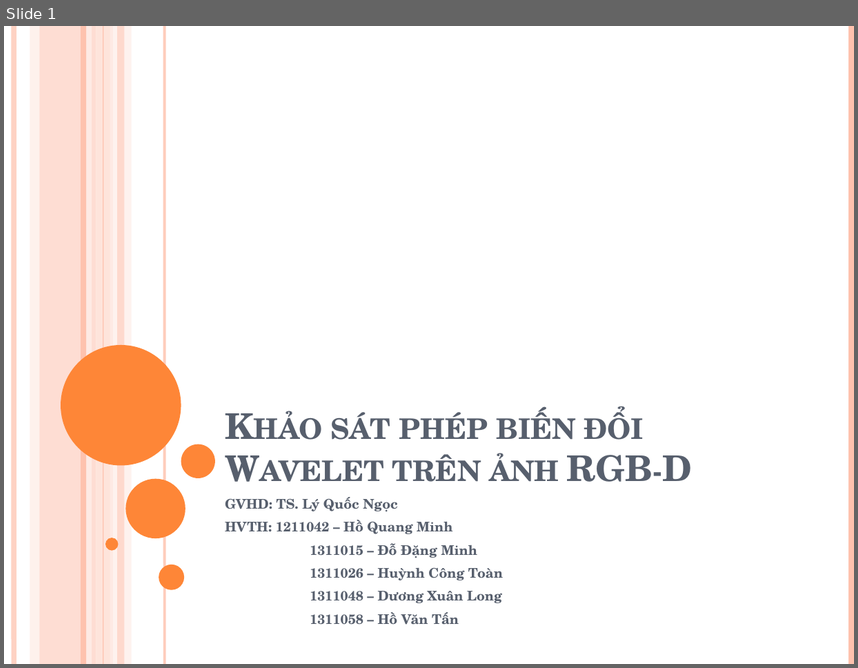
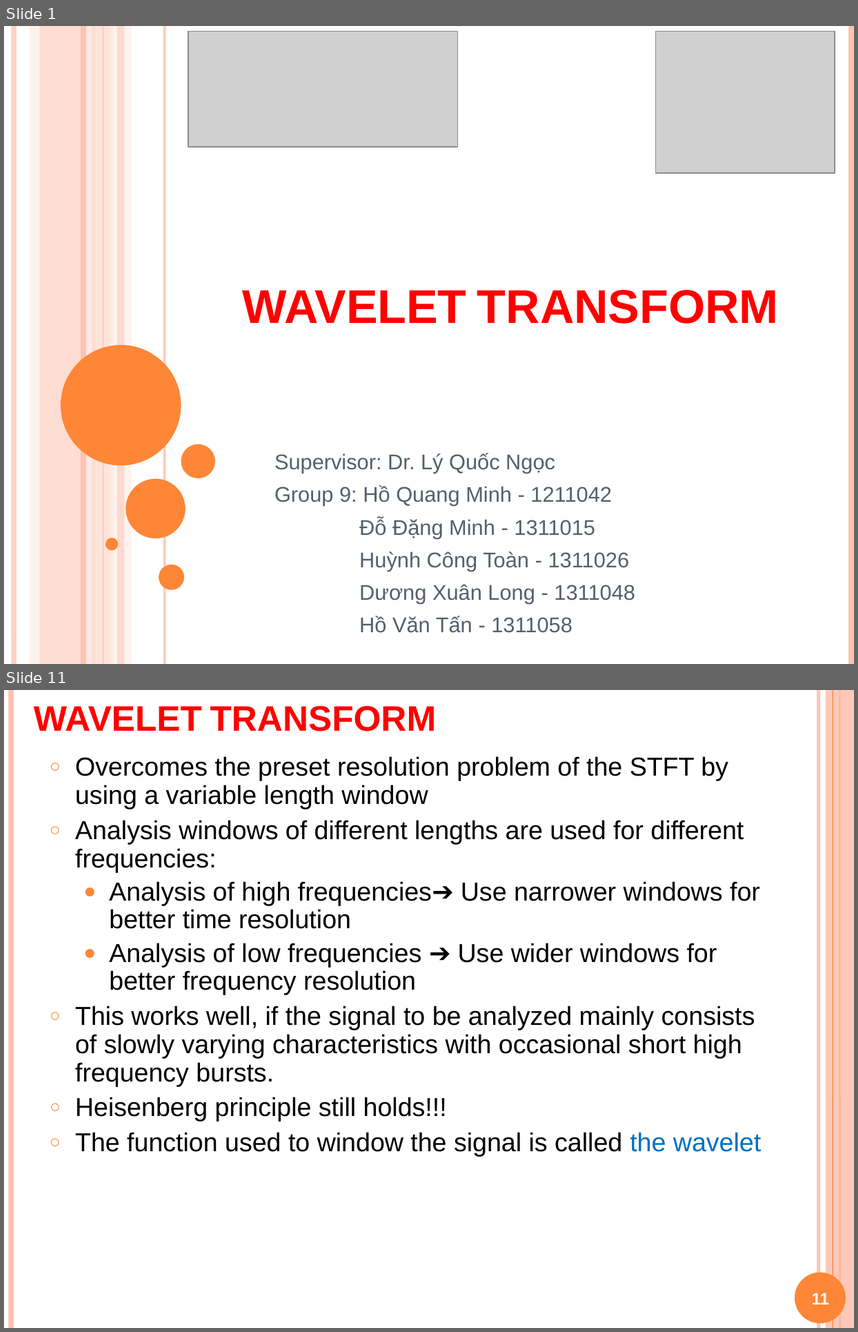
Before and after one commit to Alex7Huynh/dip-g9, a slide deck: 6. PPT/Wavelet transform.pptx. Shown one above the other, each under a label of ours: slide 1 before the commit, slides 1 and 11 after it; the slides between them are not shown. The pictures are 858x668 and 858x1332 pixels, drawn with LibreOffice and Linux fonts; fonts in the diff are those of the drawing; grey boxes stand for pictures. Boxes give left, top, right and bottom in pixels: in the first picture for what was removed or moved away, otherwise in the second. Text is boxed around its words. In the diff, an @@ line names an element or a change of style, - is before the commit and + after.

```diff
--- a/6. PPT/Wavelet transform.pptx
+++ b/6. PPT/Wavelet transform.pptx
@@ slide 11 added at bbox=[4, 690, 854, 1328], background #FFFFFF @@
@@ line added from (11, 690) to (11, 1328), #FEC3AE 4.5 pt @@
@@ title added at bbox=[34, 706, 437, 731], 30 pt, text #FF0000, bold, small capitals @@
+WAVELET TRANSFORM
@@ line added from (818, 690) to (818, 1328), #FEC3AE 3 pt @@
@@ rectangle added at bbox=[826, 690, 854, 1328], fill #FEC3AE at 87% opacity @@
@@ line added from (833, 690) to (833, 1328), #FE8637 0.75 pt @@
@@ line added from (840, 690) to (840, 1328), #FE8637 1.5 pt @@
@@ text added at bbox=[75, 756, 761, 1156], 22 pt, text #000000 @@
+○ Overcomes the preset resolution problem of the STFT by using a variable length window
+○ Analysis windows of different lengths are used for different frequencies:
+  ● Analysis of high frequencies➔ Use narrower windows for better time resolution
+  ● Analysis of low frequencies ➔ Use wider windows for better frequency resolution
+○ This works well, if the signal to be analyzed mainly consists of slowly varying characteristics with occasional short high frequency bursts.
+○ Heisenberg principle still holds!!!
+○ The function used to window the signal is called the wavelet
@@ ellipse added at bbox=[795, 1272, 846, 1323], fill #FE8637 @@
@@ page number added at bbox=[812, 1292, 829, 1304], 14 pt, text #FFFFFF, bold @@
+11
@@ slide 1 changed as well @@
@@ picture added at bbox=[188, 31, 458, 147] @@
@@ picture added at bbox=[656, 31, 835, 173] @@
@@ title at bbox=[242, 290, 779, 323]: text changed; size 30 to 40 pt; font TeX Gyre Schola to Arial; text colour #575F6D to #FF0000 @@
-Khảo sát phép biến đổi Wavelet trên ảnh RGB-D
+WAVELET TRANSFORM
@@ subtitle at bbox=[274, 452, 635, 633]: text changed; size 11.2 to 18 pt; font TeX Gyre Schola to Arial; bold off @@
-GVHD: TS. Lý Quốc Ngọc
-HVTH: 1211042 – Hồ Quang Minh
-1311015 – Đỗ Đặng Minh
-1311026 – Huỳnh Công Toàn
-1311048 – Dương Xuân Long
-1311058 – Hồ Văn Tấn
+Supervisor: Dr. Lý Quốc Ngọc
+Group 9: Hồ Quang Minh - 1211042
+Đỗ Đặng Minh - 1311015
+Huỳnh Công Toàn - 1311026
+Dương Xuân Long - 1311048
+Hồ Văn Tấn - 1311058
```
Also in this commit, not shown: 54 other slides added, 1 slide removed, 2 other files.
